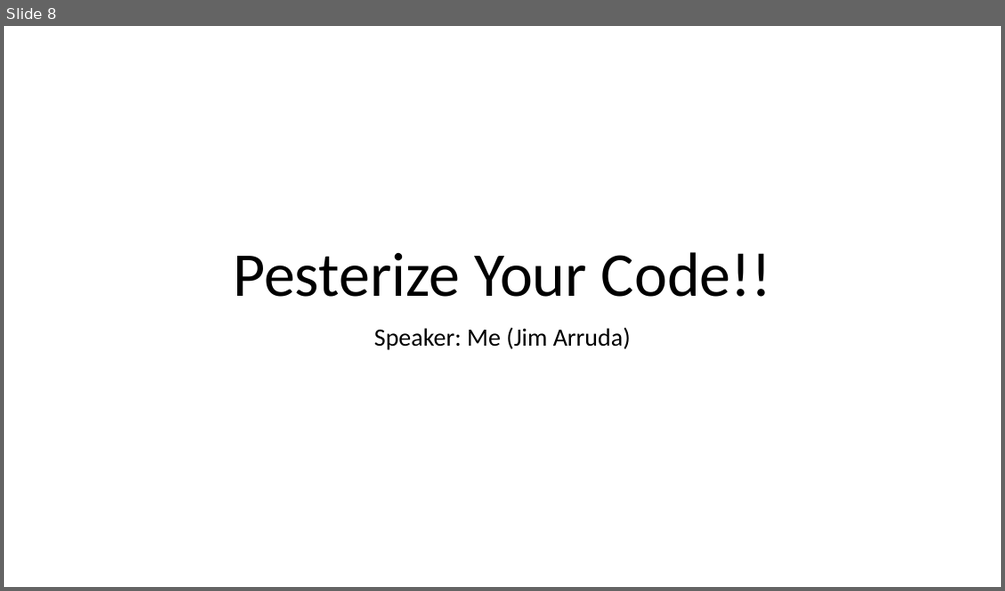
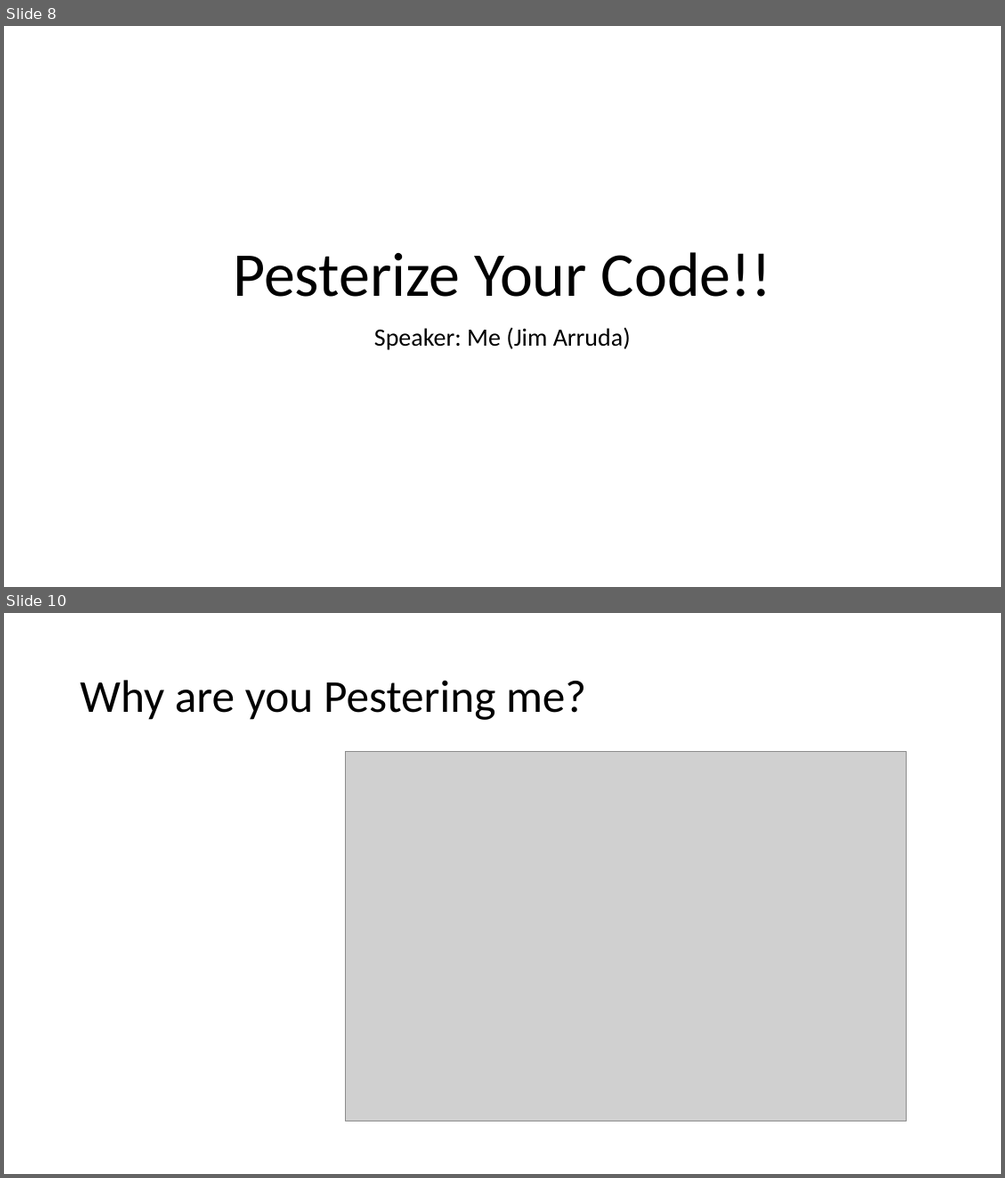
Before and after one commit to rockarruda/PesterSummitSession, a slide deck: Summit-Pester.pptx. Shown one above the other, each under a label of ours: slide 8 before the commit, slides 8 and 10 after it; the slides between them are not shown. The pictures are 1005x591 and 1005x1178 pixels, drawn with LibreOffice and Linux fonts; fonts in the diff are those of the drawing; grey boxes stand for pictures; background and template pictures are left out. Boxes give left, top, right and bottom in pixels: in the first picture for what was removed or moved away, otherwise in the second. Text is boxed around its words. In the diff, an @@ line names an element or a change of style, - is before the commit and + after.

```diff
--- a/Summit-Pester.pptx
+++ b/Summit-Pester.pptx
@@ slide 10 added at (4,613,1001,1174), background #FFFFFF @@
@@ title added at (80,680,586,720), 44 pt, text #000000 @@
+Why are you Pestering me?
@@ picture added at (346,751,906,1121) @@
```
Also in this commit, not shown: 1 slide changed, 2 other slides added, 1 other file.
